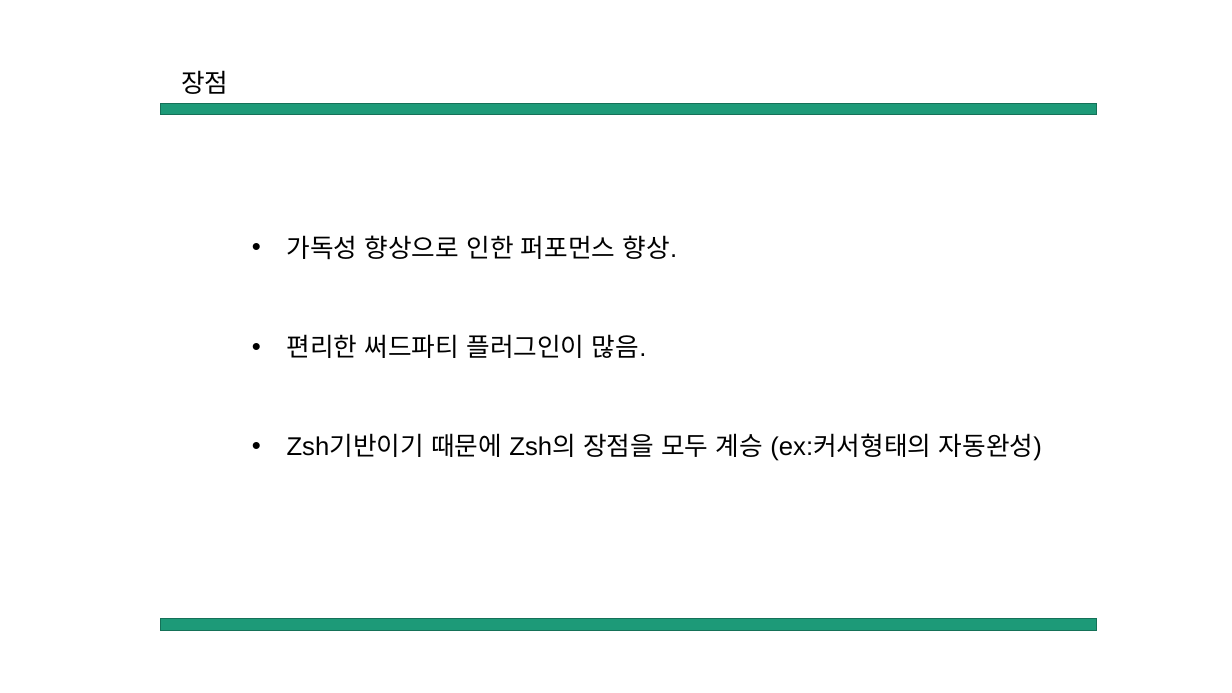
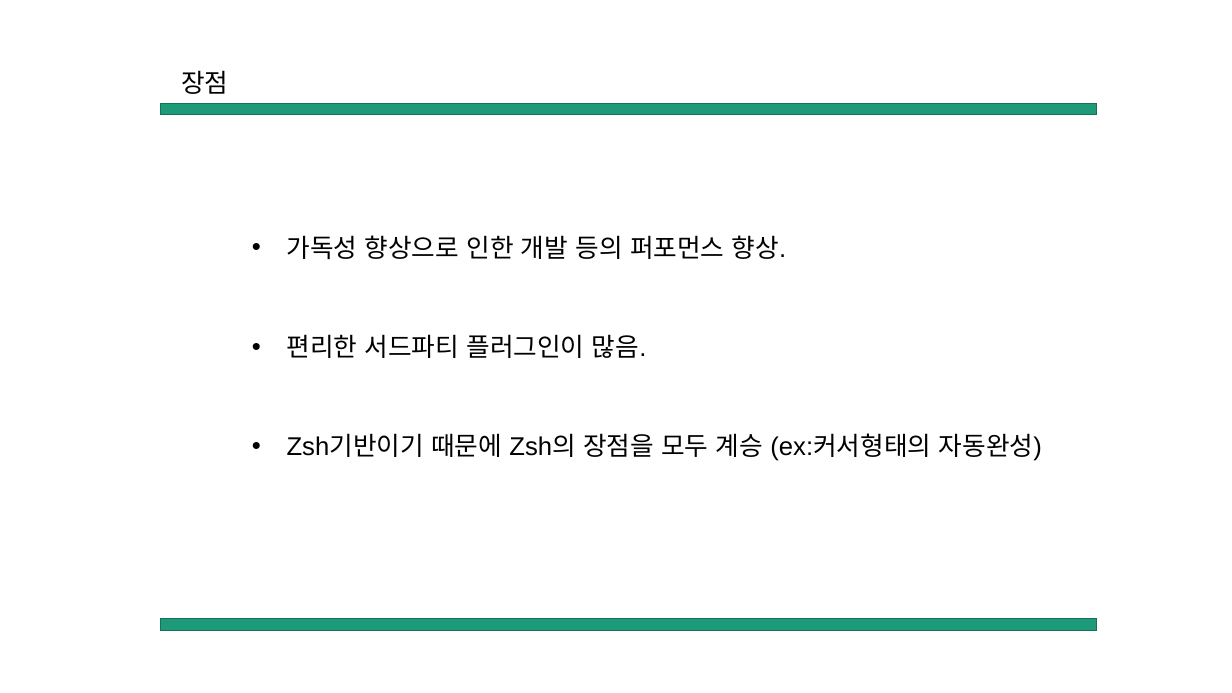
Before and after one commit to Mikusnuz/MyPractice, a slide deck: slide 15 of Study/OhMyZsh.pptx. Drawn at 1232x693 pixels with LibreOffice and Linux fonts; fonts in the diff are those of the drawing. Boxes give left, top, right and bottom in pixels: in the first picture for what was removed or moved away, otherwise in the second. Text is boxed around its words. In the diff, an @@ line names an element or a change of style, - is before the commit and + after.

```diff
--- a/Study/OhMyZsh.pptx
+++ b/Study/OhMyZsh.pptx
@@ text at (287,235,787,260): text changed @@
-• 가독성 향상으로 인한 퍼포먼스 향상.
+• 가독성 향상으로 인한 개발 등의 퍼포먼스 향상.
@@ text at (286,334,647,358): text changed @@
-• 편리한 써드파티 플러그인이 많음.
+• 편리한 서드파티 플러그인이 많음.
```
Also in this commit, not shown: 2 other files.
